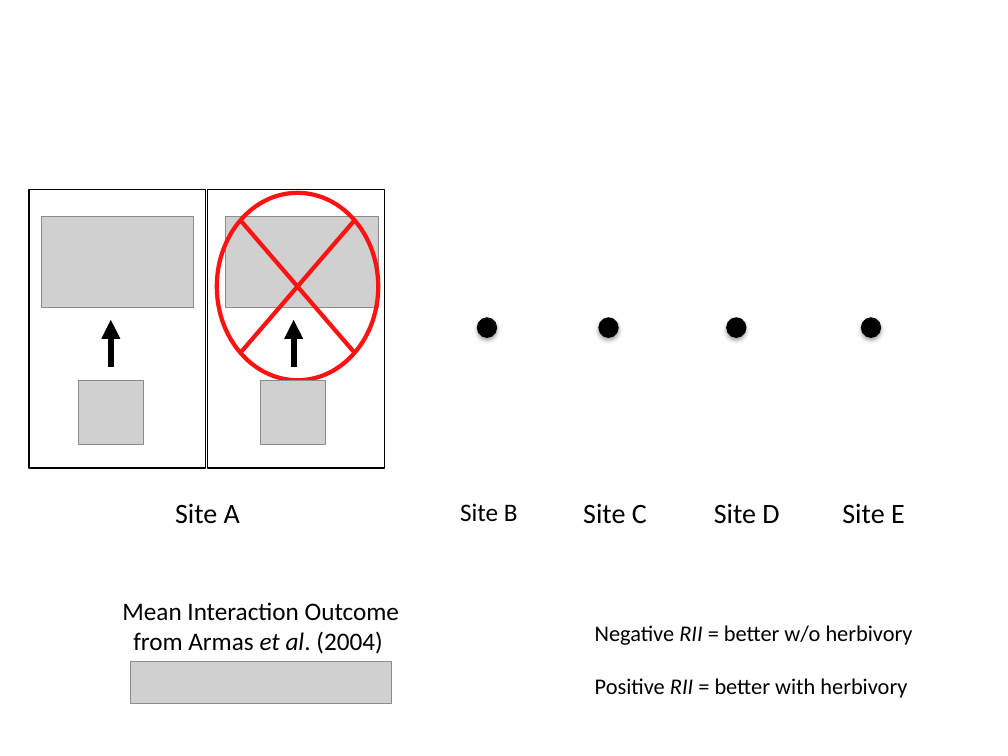
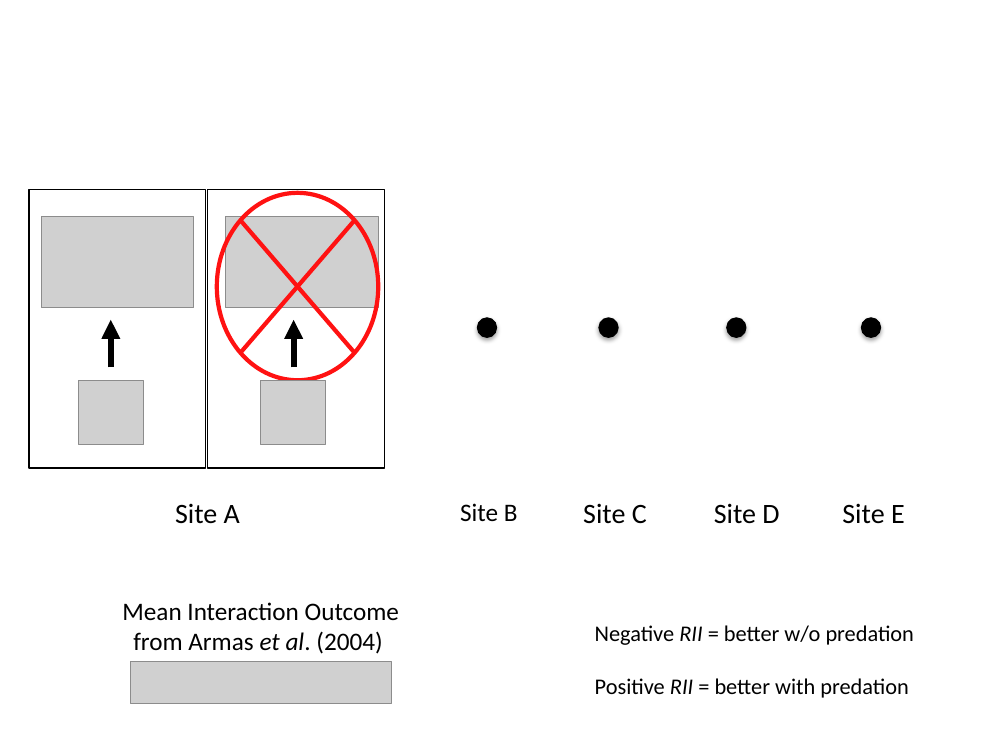
Before and after one commit to sckott/talks, a slide deck: slide 3 of ucalgarytalk/assets/Presentation2.pptx. Drawn at 1008x756 pixels with LibreOffice and Linux fonts; fonts in the diff are those of the drawing; grey boxes stand for pictures. Boxes give left, top, right and bottom in pixels: in the first picture for what was removed or moved away, otherwise in the second. Text is boxed around its words. In the diff, an @@ line names an element or a change of style, - is before the commit and + after.

Commit message:
edited talk

```diff
--- a/ucalgarytalk/assets/Presentation2.pptx
+++ b/ucalgarytalk/assets/Presentation2.pptx
@@ text at [595,625,914,698]: text changed @@
-Negative RII = better w/o herbivory
-Positive RII = better with herbivory
+Negative RII = better w/o predation
+Positive RII = better with predation
```
Also in this commit, not shown: 6 other files.
